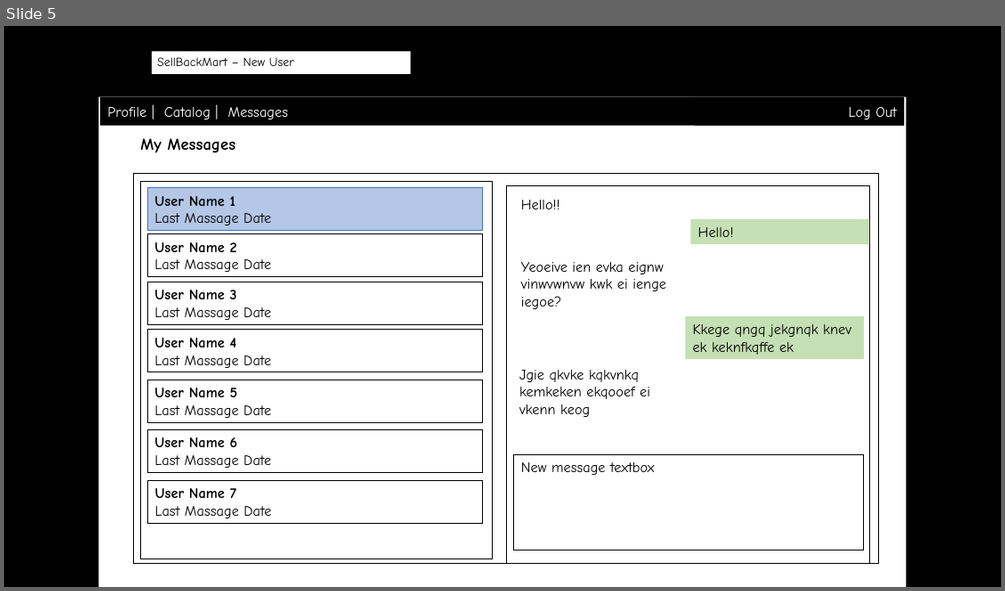
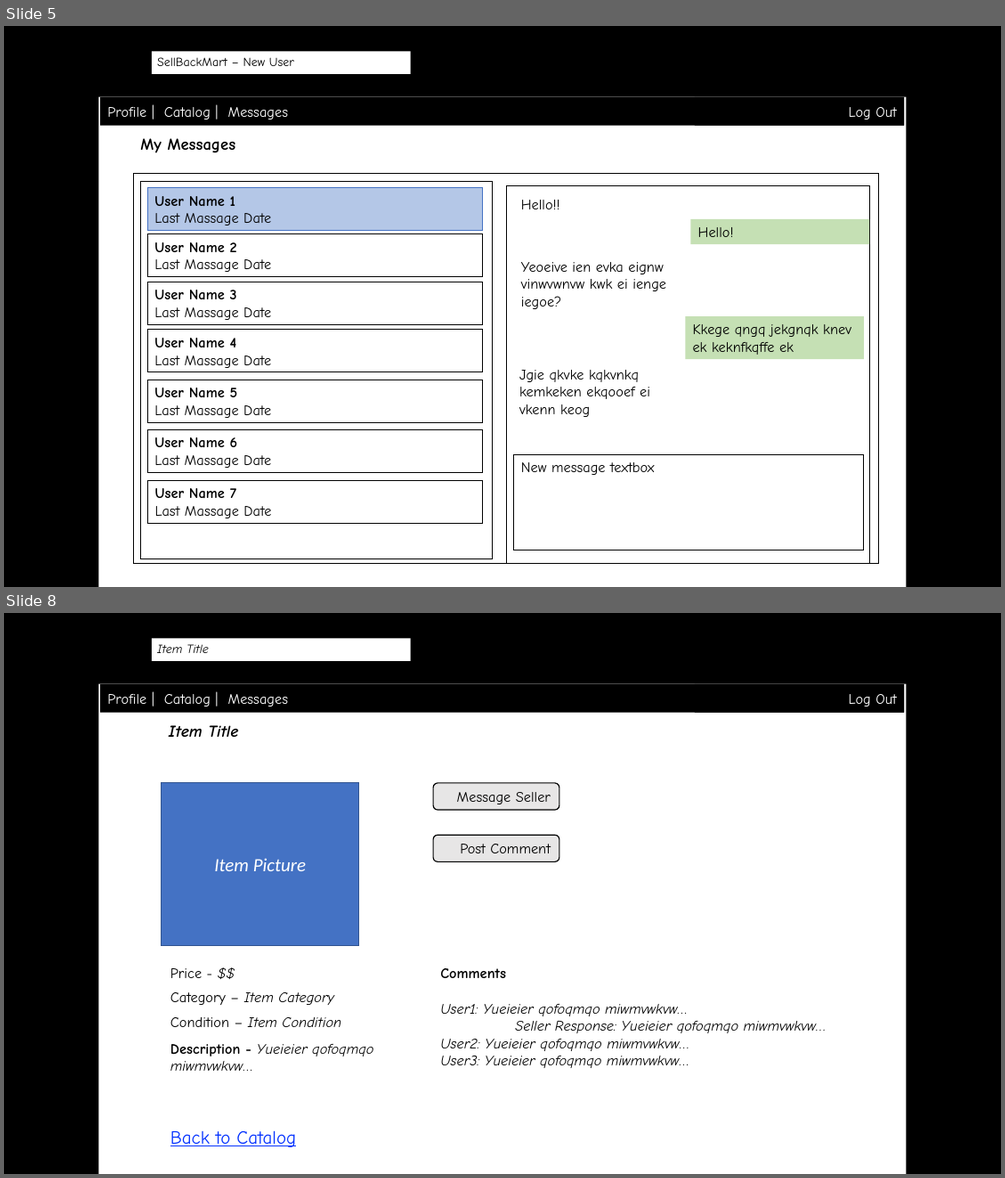
Before and after one commit to byllynho/SellBackMart, a slide deck: docs/wireframes/wireframes.pptx. Shown one above the other, each under a label of ours: slide 5 before the commit, slides 5 and 8 after it; the slides between them are not shown. The pictures are 1005x591 and 1005x1178 pixels, drawn with LibreOffice and Linux fonts; fonts in the diff are those of the drawing; background and template pictures are left out. Boxes give left, top, right and bottom in pixels: in the first picture for what was removed or moved away, otherwise in the second. Text is boxed around its words. In the diff, an @@ line names an element or a change of style, - is before the commit and + after.

```diff
--- a/docs/wireframes/wireframes.pptx
+++ b/docs/wireframes/wireframes.pptx
@@ slide 8 added at bbox=[4, 613, 1001, 1174], background picture (left out); not listed: 2 template elements that a slide beside it also shows @@
@@ text added at bbox=[157, 644, 209, 653], 12 pt, text #000000, italic @@
+Item Title
@@ rectangle added at bbox=[100, 684, 905, 713], fill #000000, 14 pt, text #FFFFFF @@
+Profile | Catalog | Messages
@@ rectangle added at bbox=[695, 684, 905, 713], fill #000000, 14 pt, text #FFFFFF @@
+Log Out
@@ text added at bbox=[169, 725, 238, 737], 16 pt, text #000000, bold, italic @@
+Item Title
@@ rectangle added at bbox=[161, 783, 359, 945], fill #4472C4, outline #325491 1 pt, 18 pt, text #FFFFFF, italic @@
+Item Picture
@@ rounded rectangle added at bbox=[433, 783, 559, 810], fill #E7E6E6, outline #000000 1 pt, 14 pt, text #000000 @@
+Message Seller
@@ rounded rectangle added at bbox=[433, 835, 559, 862], fill #E7E6E6, outline #000000 1 pt, 14 pt, text #000000 @@
+Post Comment
@@ text added at bbox=[214, 859, 249, 871], 12 pt, text #000000 @@
+http://localhost:3000/view_item_#
@@ text added at bbox=[170, 968, 202, 978], 14 pt, text #000000 @@
+Price - $$
@@ text added at bbox=[440, 968, 826, 1068], 14 pt, text #000000, italic @@
+Comments
+User1: Yueieier qofoqmqo miwmvwkvw…
+Seller Response: Yueieier qofoqmqo miwmvwkvw…
+User2: Yueieier qofoqmqo miwmvwkvw…
+User3: Yueieier qofoqmqo miwmvwkvw…
@@ text added at bbox=[170, 992, 334, 1005], 14 pt, text #000000, italic @@
+Category – Item Category
@@ text added at bbox=[170, 1017, 341, 1027], 14 pt, text #000000, italic @@
+Condition – Item Condition
@@ text added at bbox=[170, 1044, 373, 1070], 14 pt, text #000000, italic @@
+Description - Yueieier qofoqmqo miwmvwkvw…
@@ text added at bbox=[170, 1130, 296, 1147], 18 pt, text #0432FF, underline @@
+Back to Catalog
```
Also in this commit, not shown: 1 slide changed, 2 other slides added, 4 other files.
